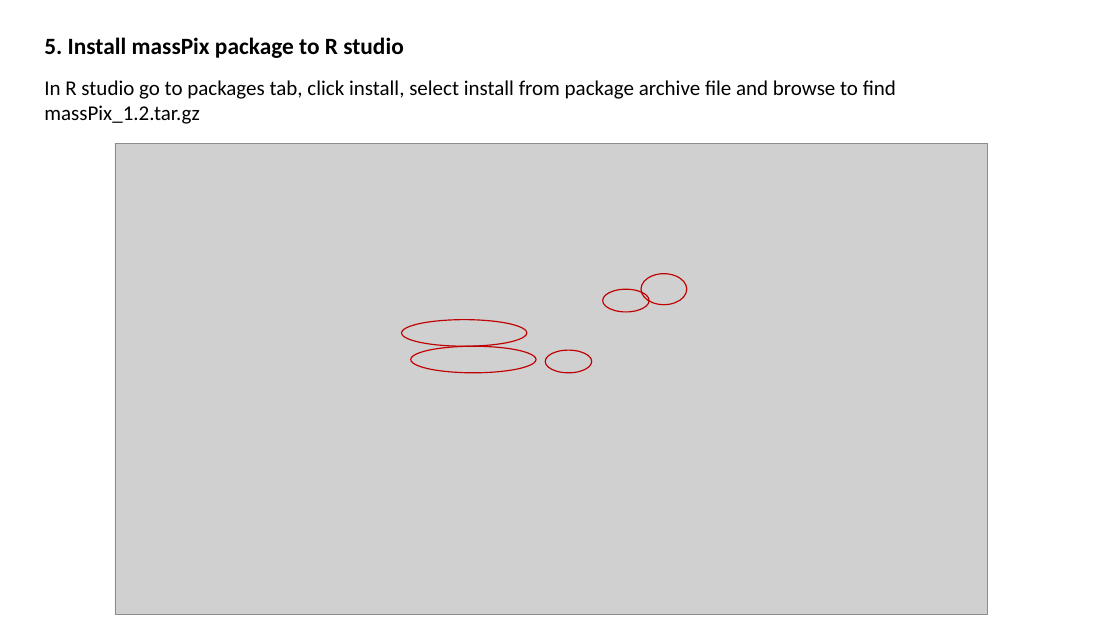
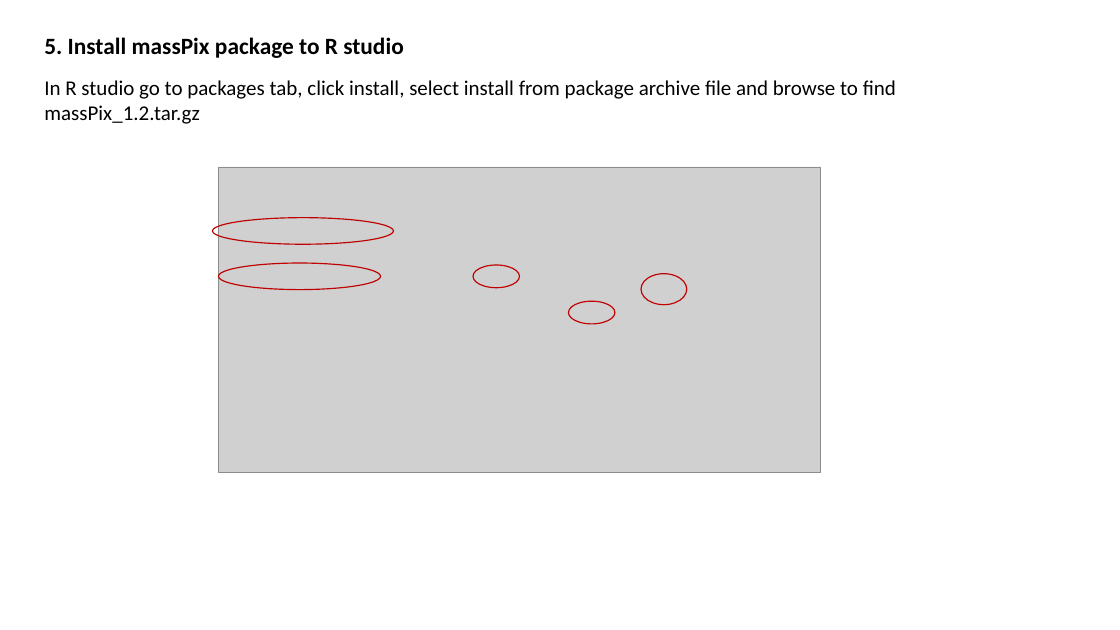
Before and after one commit to hallz/massPix, a slide deck: slide 10 of massPix_quickstart.pptx. Drawn at 1120x630 pixels with LibreOffice and Linux fonts; fonts in the diff are those of the drawing; grey boxes stand for pictures. Boxes give left, top, right and bottom in pixels: in the first picture for what was removed or moved away, otherwise in the second. Text is boxed around its words. In the diff, an @@ line names an element or a change of style, - is before the commit and + after.

```diff
--- a/massPix_quickstart.pptx
+++ b/massPix_quickstart.pptx
@@ picture removed at (115,143,987,614) @@
@@ picture added at (218,167,821,473) @@
@@ ellipse: place and size @@
-ellipse at (402,320,527,347)
+ellipse at (213,218,393,245)
@@ ellipse: place and size @@
-ellipse at (411,346,536,373)
+ellipse at (218,263,381,290)
@@ ellipse: place and size @@
-ellipse at (545,350,592,373)
+ellipse at (473,265,519,287)
@@ ellipse: place and size @@
-ellipse at (602,289,649,312)
+ellipse at (569,302,615,324)
```
Also in this commit, not shown: 5 other slides changed.
